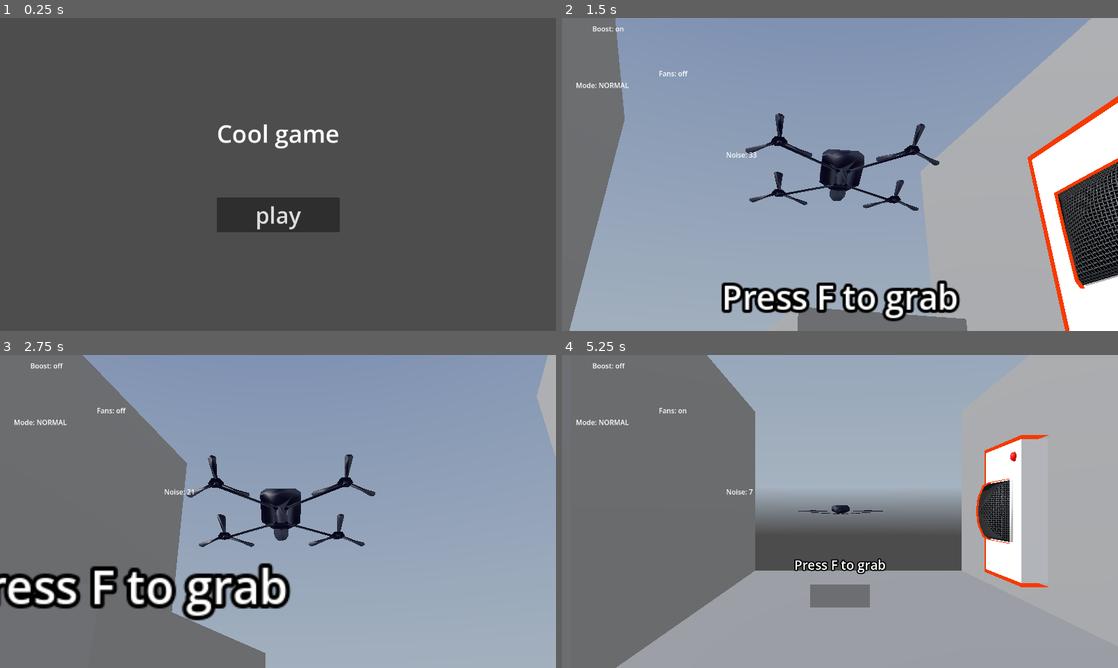
Above: before the commit, frames 1-4 (two rows, left to right).
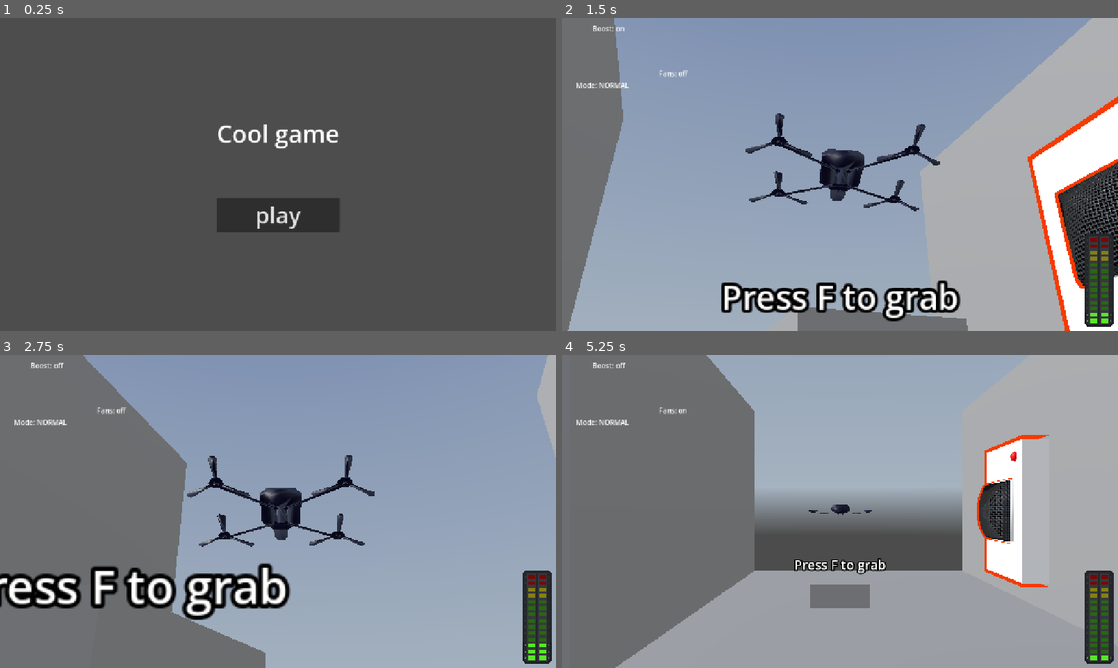
Above: after the commit, the same moments.

Repository: Apmds/operation-spin
Game: Godot game, scene res://src/menus/main_menu.tscn
The game is run twice, just before and just after one commit, with the same random seed, the same clock (stepped at 60 frames per second) and the same inputs. A sky picture missing from this copy of the repository is replaced by a grey-blue gradient.
Inputs (mouse positions are in pixels of both pictures, inside the frame that each line leads up to):
- Up to frame 1 (0.25 s): no input
- Up to frame 2 (1.5 s): click "play" at 0.5 s; tap Enter (ui_accept) at 1.25 s; move the mouse to (867, 174) at 1.27 s; hold Up (move_forward) from 1.28 s (still down); hold Shift (boost) from 1.28 s (still down); click (867, 174) at 1.42 s
- Up to frame 3 (2.75 s): keep holding Up (move_forward); tap Enter (ui_accept) at 1.52, 2.27 s; move the mouse to (250, 511) at 2.02 s; release Shift (boost) at 2.03 s; tap Shift (boost) at 2.1 s; click (250, 511) at 2.17 s
- Up to frame 4 (5.25 s): move the mouse to (851, 505) at 2.77 s; hold F (get_documents) 2.78-3.5 s; click (851, 505) at 2.92 s; tap Shift (boost) at 3.05 s; release Up (move_forward) at 3.5 s; tap Enter (ui_accept) at 3.5 s; drag from (812, 574) to (673, 464) at 3.52 s; click "back to menu" at 4.25 s; click "play" at 5 s

The runs differ from the first frame. In frame 1, 0.3% of the frame differs, in the area x 39-61%, y 34-68%; in frame 2, 4.2%, in the area x 1-100%, y 0-100%; in frame 3, 3.7%; in frame 4, 2.8%.

Commit message:
noise level ui

Diff:
--- a/project.godot
+++ b/project.godot
@@ -19,6 +19,8 @@
 
 window/size/viewport_width=1280
 window/size/viewport_height=720
+window/stretch/mode="canvas_items"
+window/stretch/aspect="expand"
 
 [filesystem]
 
--- a/src/drone/drone.gd
+++ b/src/drone/drone.gd
@@ -146,10 +146,11 @@
 	velocity.z = lerp(velocity.z, 0.0, decceleration*delta)
 
 	# Noise things
-	if is_boosted:
-		noise_goal = NOISE_BOOST
-	elif fans_on:
-		noise_goal = NOISE_NORMAL
+	if fans_on:
+		if is_boosted:
+			noise_goal = NOISE_BOOST
+		else:
+			noise_goal = NOISE_NORMAL
 	else:
 		noise_goal = NOISE_BASE
 	print("noise: %s, noise_goal: %s, next_noise: %s" % [noise, noise_goal, lerp(noise, noise_goal, noise_speed*delta)])
--- a/src/levels/level.gd
+++ b/src/levels/level.gd
@@ -3,16 +3,19 @@
 @onready var UI: Control = $UI
 @onready var ui_boost_status: Label = $"UI/Boost status"
 @onready var ui_fans_status: Label = $"UI/Fans status"
-@onready var ui_noise_status: Label = $"UI/Noise status"
+@onready var ui_noise_status: TextureProgressBar = $"UI/MarginContainer/Noise status"
 @onready var ui_mode_status: Label = $"UI/Mode status"
 
 @onready var drone: Drone = $Drone
 
-var noise_level: int = 0:
+# This is NOT good but I don't want to waste time
+const noise_levels: Array[int] = [0, 9, 16, 23, 30, 37, 44, 50, 57, 64, 70, 77, 84, 90, 100]
+
+var noise_level: float = 0:
 	get: return noise_level
 	set(value):
 		noise_level = value
-		ui_noise_status.text = "Noise: %d" % value
+		ui_noise_status.value = noise_levels[noise_levels.bsearch(noise_level)]
 
 var boost_status: bool = false:
 	get: return boost_status
--- a/src/test_scene.tscn
+++ b/src/test_scene.tscn
@@ -7,6 +7,8 @@
 [ext_resource type="PackedScene" uid="uid://b7rwq7y2g12vp" path="res://src/security_camera/security_camera.tscn" id="5_wtt4b"]
 [ext_resource type="Texture2D" uid="uid://dmsr6mg5ieg3j" path="res://assets/models/city_rooftop_night_skybox_0.png" id="6_pdsn1"]
 [ext_resource type="PackedScene" uid="uid://ckows3v5ck50b" path="res://src/noise_sensor/noise_sensor.tscn" id="7_57l5a"]
+[ext_resource type="Texture2D" uid="uid://dr0xky51fo4kr" path="res://assets/ui/audio_meter_off.png" id="7_f627u"]
+[ext_resource type="Texture2D" uid="uid://ddsbbwvfghsib" path="res://assets/ui/audio_meter.png" id="7_lwd14"]
 
 [sub_resource type="BoxMesh" id="BoxMesh_sovdr"]
 size = Vector3(0.17, 3.165, 5.895)
@@ -91,9 +93,12 @@
 
 [node name="UI" type="Control" parent="." unique_id=1156965521]
 layout_mode = 3
-anchors_preset = 0
-offset_right = 40.0
-offset_bottom = 40.0
+anchors_preset = 15
+anchor_right = 1.0
+anchor_bottom = 1.0
+grow_horizontal = 2
+grow_vertical = 2
+mouse_filter = 2
 
 [node name="Boost status" type="Label" parent="UI" unique_id=321479665]
 layout_mode = 0
@@ -111,14 +116,6 @@
 offset_bottom = 139.0
 text = "fans"
 
-[node name="Noise status" type="Label" parent="UI" unique_id=2053788104]
-layout_mode = 0
-offset_left = 378.0
-offset_top = 303.0
-offset_right = 420.0
-offset_bottom = 326.0
-text = "noise"
-
 [node name="Mode status" type="Label" parent="UI" unique_id=453791101]
 layout_mode = 0
 offset_left = 32.0
@@ -126,6 +123,28 @@
 offset_right = 76.0
 offset_bottom = 166.0
 text = "Mode"
+
+[node name="MarginContainer" type="MarginContainer" parent="UI" unique_id=655724565]
+layout_mode = 1
+anchors_preset = 3
+anchor_left = 1.0
+anchor_top = 1.0
+anchor_right = 1.0
+anchor_bottom = 1.0
+offset_left = -78.0
+offset_top = -225.0
+grow_horizontal = 0
+grow_vertical = 0
+theme_override_constants/margin_right = 10
+theme_override_constants/margin_bottom = 10
+
+[node name="Noise status" type="TextureProgressBar" parent="UI/MarginContainer" unique_id=293352012]
+texture_filter = 1
+layout_mode = 2
+fill_mode = 3
+nine_patch_stretch = true
+texture_under = ExtResource("7_f627u")
+texture_progress = ExtResource("7_lwd14")
 
 [node name="NoiseSensor" parent="." unique_id=252572761 instance=ExtResource("7_57l5a")]
 transform = Transform3D(1, 0, 0, 0, 1, 0, 0, 0, 1, 2.2303228, 0, 0)
Binary file added: assets/ui/audio_meter.png
Not shown, added: assets/ui/audio_meter.png.import
Binary file added: assets/ui/audio_meter_off.png
Not shown, added: assets/ui/audio_meter_off.png.import
Binary file added: proj_files/ui/audio_meter.aseprite
Binary file added: proj_files/ui/audio_meter_off.aseprite
